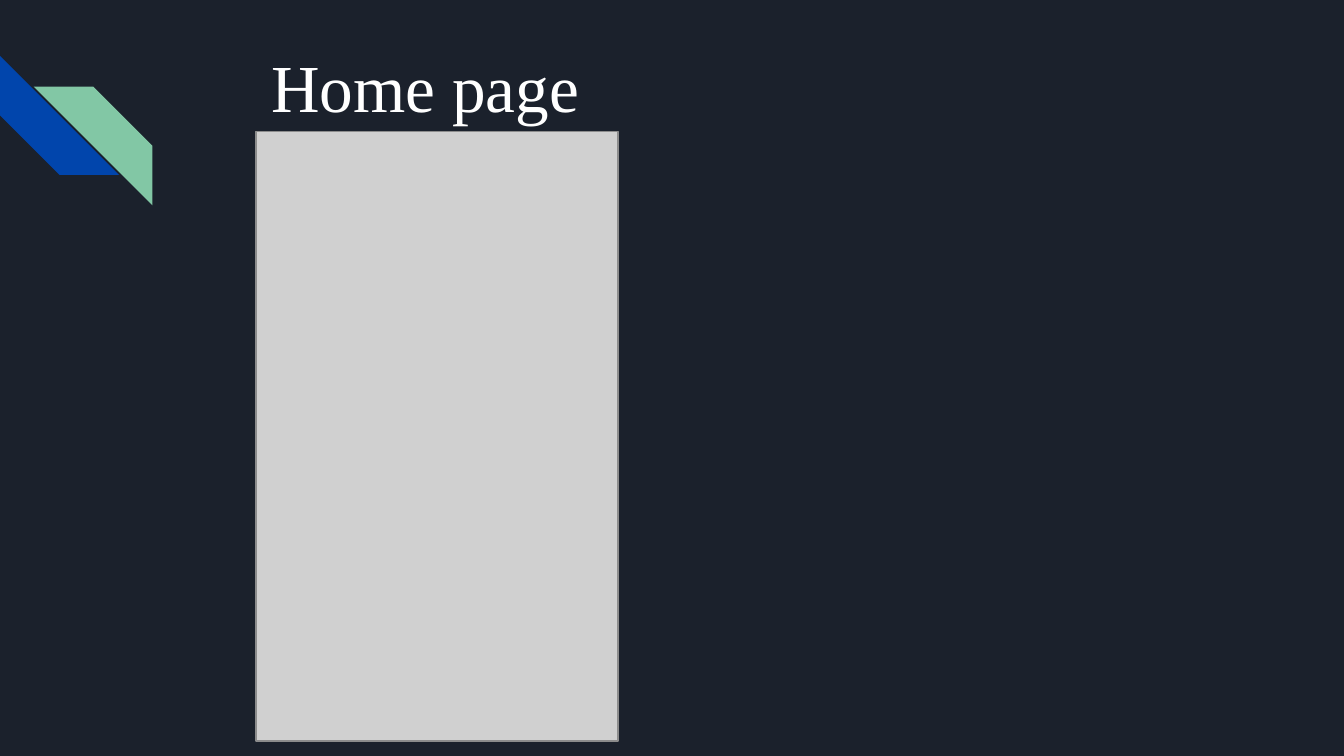
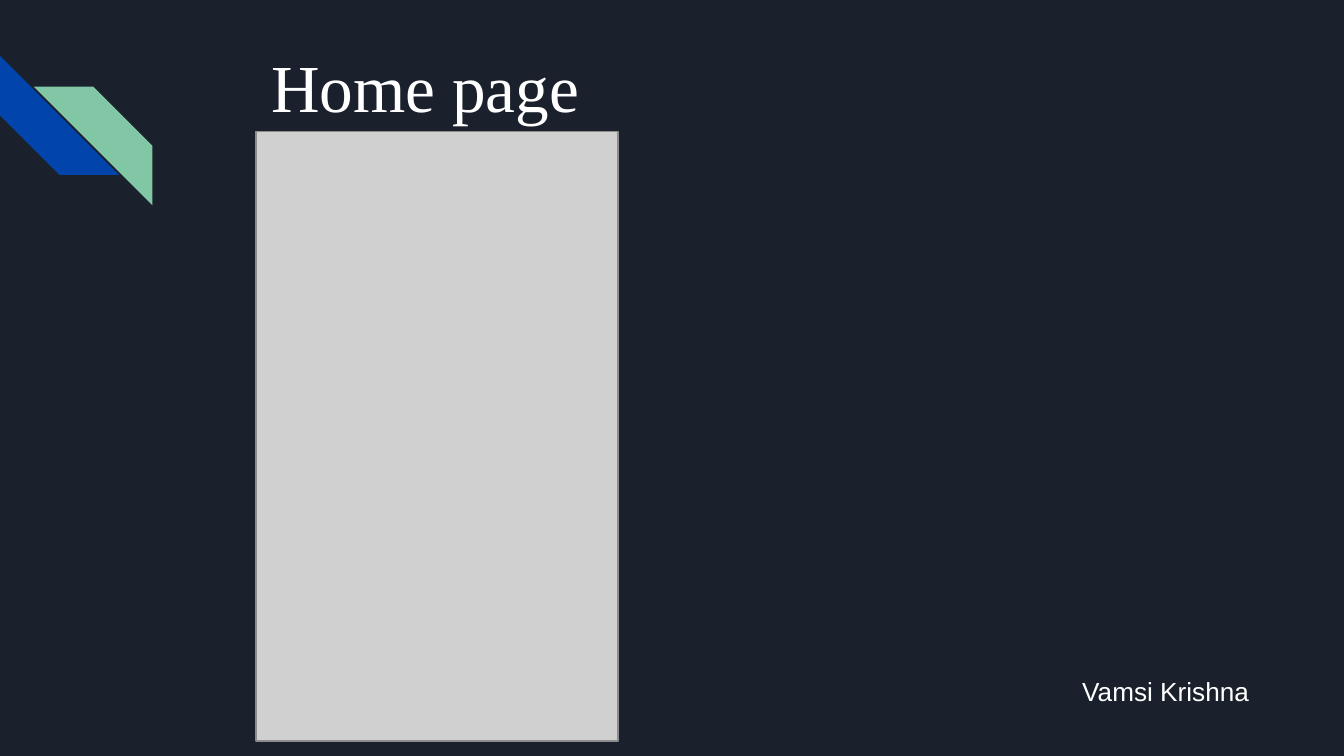
Before and after one commit to tanibi/Northwest-Market, a slide deck: slide 14 of Northwest Market.pptx. Drawn at 1344x756 pixels with LibreOffice and Linux fonts; fonts in the diff are those of the drawing; grey boxes stand for pictures. Boxes give left, top, right and bottom in pixels: in the first picture for what was removed or moved away, otherwise in the second. Text is boxed around its words. In the diff, an @@ line names an element or a change of style, - is before the commit and + after.

```diff
--- a/Northwest Market.pptx
+++ b/Northwest Market.pptx
@@ text added at [1082,682,1249,702], 14 pt, text #FFFFFF @@
+Vamsi Krishna
```
Also in this commit, not shown: 20 other slides changed.
